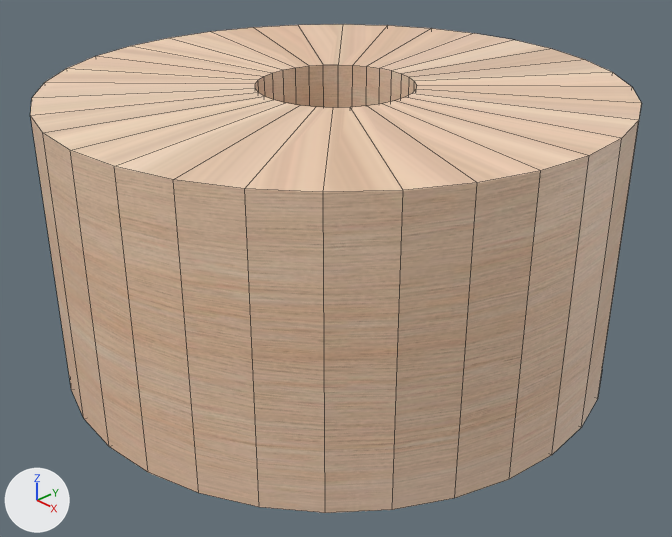
Renders of the Blender file assets/blenderFiles/3DConnect4.blend from each side of a commit.
Before and after are seen from a 50 mm lens placed at (0.0456, -0.0429, 0.0267), pointed at (0.0011, -0.0011, -0.0032). Lighting does not change. The marker at lower left points along +X, +Y and +Z. Mesh edges are drawn as thin lines.

The scene before the commit, as lines of its bpy script (objects in view):
```python
me_cylinder_001 = bpy.data.meshes.new('Cylinder.001')
me_cylinder_001.from_pydata(...)  # 64 vertices, 32 faces; spans x -0.02..0.02, y -0.02..0.02, z -0.005..0.005
me_cylinder_001.materials.append(mat_woodl1)  # picture img_woodl1_png
ob_coin = bpy.data.objects.new('Coin', me_cylinder_001)
ob_coin.location = (0.0, 0.0, 0.0)
ob_coin.scale = (1.0, 1.0, 2.0)
_m = ob_coin.modifiers.new('Solidify', 'SOLIDIFY')
_m.thickness = 0.0145
```
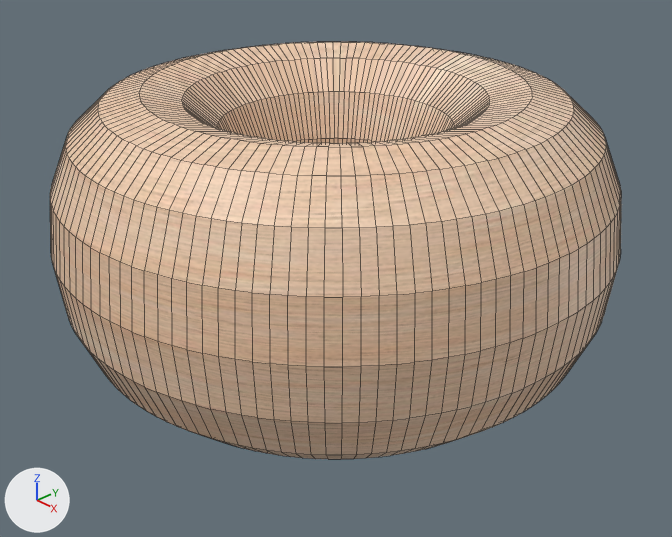
Location of each change, [x1, y1, x2, y2] in pixels of the pictures (672 x 537 px):
'Coin', rescaled, modifiers changed (7% narrower, 15% shorter)
    before: [30, 24, 641, 513]
    after: [50, 42, 621, 459]

Edits to the bpy script that builds the scene:
```text
Change ob_coin:
    ob_coin.scale: (1.0, 1.0, 2.0) -> (1.04, 1.04, 2.18)
    add _m = ob_coin.modifiers.new('Subdivision', 'SUBSURF')
    add _m.levels = 3
    add _m.render_levels = 0
```
